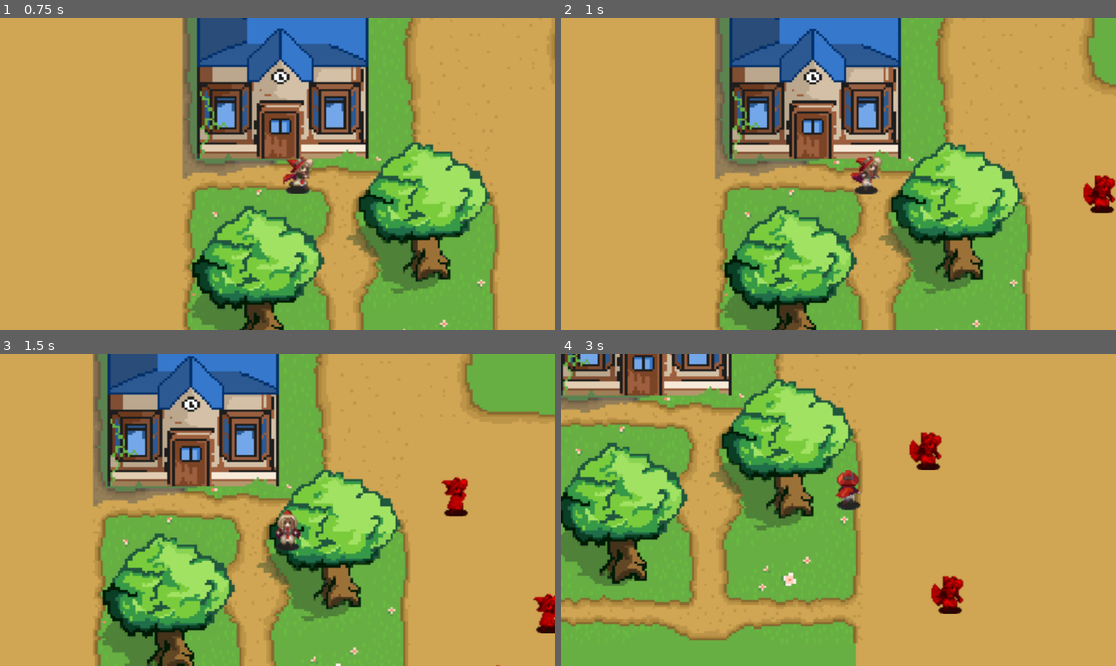
Above: before the commit, frames 1-4 (two rows, left to right).
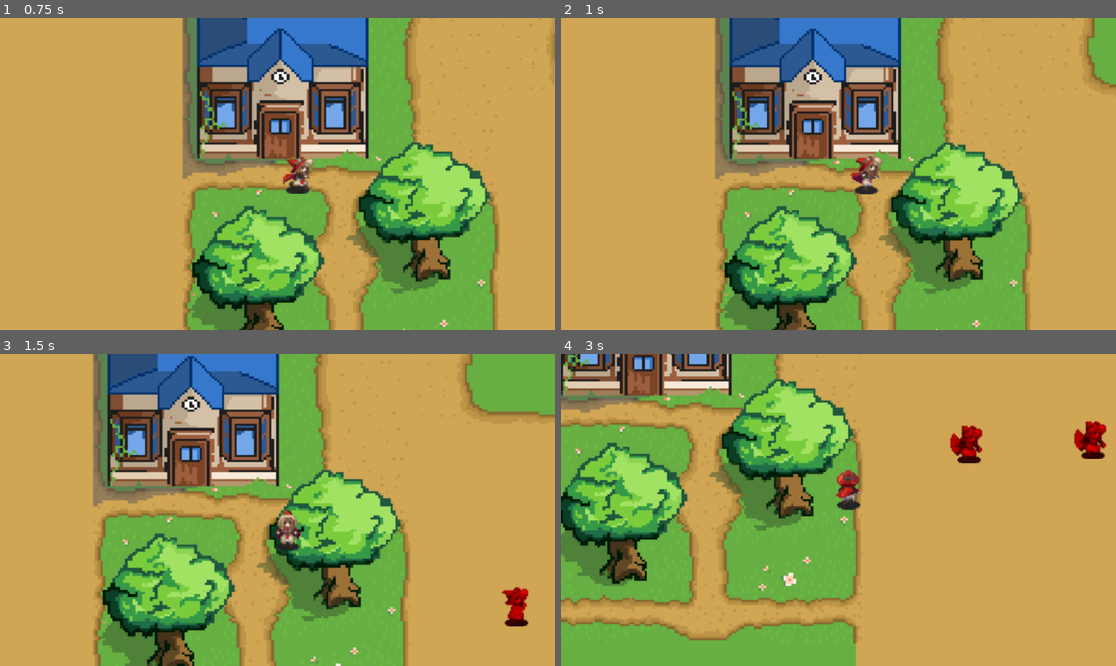
Above: after the commit, the same moments.

Repository: DrewCoding/179-Final-Project
Game: Godot game, scene res://Scenes/new_map_test.tscn
Two runs of this game, one before a commit and one after it. Both use one fixed random seed, a clock stepped at 60 frames per second and the inputs below.
Inputs:
- Up to frame 1 (0.75 s): hold D (right) from 0.53 s (still down); tap Space (Level Up, bound only after the commit) at 0.6 s
- Up to frame 2 (1 s): keep holding D (right)
- Up to frame 3 (1.5 s): release D (right) at 1.28 s; hold S (down) from 1.28 s (still down); tap Space (Level Up, bound only after the commit) at 1.35 s
- Up to frame 4 (3 s): release S (down) at 2.03 s; hold D (right) 2.03-2.78 s; tap Space (Level Up, bound only after the commit) at 2.1, 2.85 s; hold W (up) from 2.78 s (still down)

Frame 1 is identical in both runs. In frame 2, 0.5% of the frame differs, in the area x 94-100%, y 50-63%; in frame 3, 1.3%; in frame 4, 2.2%, in the area x 62-99%, y 21-84%.

Commit message:
Battle System fully operational. Added mechanic where if a character is faster than the enemy they attacked they can go again. Added a level up system with growth rates

Diff:
--- a/aggiemon/Scenes/battle_set_up.tscn
+++ b/aggiemon/Scenes/battle_set_up.tscn
@@ -72,6 +72,7 @@
 texture = ExtResource("2_ke72n")
 
 [node name="CommandContainer" type="VBoxContainer" parent="."]
+visible = false
 anchors_preset = 10
 anchor_right = 1.0
 offset_left = 737.5684
--- a/aggiemon/Scenes/enemy.tscn
+++ b/aggiemon/Scenes/enemy.tscn
@@ -101,7 +101,7 @@
 size = Vector2(25.875, 17)
 
 [sub_resource type="RectangleShape2D" id="RectangleShape2D_cvnsp"]
-size = Vector2(51, 41)
+size = Vector2(56, 41)
 
 [sub_resource type="StyleBoxFlat" id="StyleBoxFlat_afpow"]
 bg_color = Color(1, 0, 0, 1)
@@ -133,7 +133,7 @@
 [node name="HurtBox" type="Area2D" parent="."]
 
 [node name="CollisionShape2D" type="CollisionShape2D" parent="HurtBox"]
-position = Vector2(-0.5, 18.5)
+position = Vector2(-1, 18.5)
 shape = SubResource("RectangleShape2D_cvnsp")
 
 [node name="HealthBar" type="ProgressBar" parent="." node_paths=PackedStringArray("enemy", "label")]
--- a/aggiemon/Scenes/new_map_test.tscn
+++ b/aggiemon/Scenes/new_map_test.tscn
@@ -7,6 +7,7 @@
 [ext_resource type="PackedScene" uid="uid://dtrcgvihhd73g" path="res://Scenes/player.tscn" id="4_n21db"]
 [ext_resource type="Script" uid="uid://ckj0jl80tnfsq" path="res://Scripts/player_camera.gd" id="4_xqlrx"]
 [ext_resource type="AudioStream" uid="uid://dubded21vp07" path="res://Audio/test_music2(change_later).mp3" id="5_m3130"]
+[ext_resource type="Script" uid="uid://cwmbyf8vm1j5r" path="res://Scripts/enemy_spawner.gd" id="7_fijs6"]
 [ext_resource type="PackedScene" uid="uid://27svtqjb0qhq" path="res://UI/overworld_menu.tscn" id="7_n21db"]
 [ext_resource type="PackedScene" uid="uid://ctb4vis60pgh7" path="res://UI/stats_menu.tscn" id="9_m3130"]
 [ext_resource type="PackedScene" uid="uid://d2mwx03oofd4" path="res://UI/skills_menu.tscn" id="10_2mu0y"]
@@ -1606,15 +1607,6 @@
 scale = Vector2(2, 2.092)
 texture = ExtResource("3_n21db")
 
-[node name="Enemy" parent="OverWorld" instance=ExtResource("3_m4a4n")]
-position = Vector2(952.24786, 265.61157)
-
-[node name="Enemy2" parent="OverWorld" instance=ExtResource("3_m4a4n")]
-position = Vector2(1143, 508)
-
-[node name="Enemy3" parent="OverWorld" instance=ExtResource("3_m4a4n")]
-position = Vector2(890, 508)
-
 [node name="Camera2D" type="Camera2D" parent="OverWorld"]
 position = Vector2(166.25494, 153.60397)
 scale = Vector2(0.7, 0.7)
@@ -1628,6 +1620,21 @@
 [node name="Player" parent="OverWorld" instance=ExtResource("4_n21db")]
 position = Vector2(232.49121, 127.5969)
 
+[node name="EnemySpawner" type="Node2D" parent="OverWorld"]
+position = Vector2(1186.7101, 484.91995)
+script = ExtResource("7_fijs6")
+enemy_scene = ExtResource("3_m4a4n")
+
+[node name="EnemySpawner2" type="Node2D" parent="OverWorld"]
+position = Vector2(929.44977, 493.92767)
+script = ExtResource("7_fijs6")
+enemy_scene = ExtResource("3_m4a4n")
+
+[node name="EnemySpawner3" type="Node2D" parent="OverWorld"]
+position = Vector2(1080.6248, 744.9018)
+script = ExtResource("7_fijs6")
+enemy_scene = ExtResource("3_m4a4n")
+
 [node name="OverworldAudio" type="AudioStreamPlayer" parent="OverWorld"]
 process_mode = 3
 stream = ExtResource("5_m3130")
@@ -1643,13 +1650,16 @@
 map_menu = NodePath("../MapMenu")
 
 [node name="StatsMenu" parent="OverWorld/Overworld Menus" node_paths=PackedStringArray("character") instance=ExtResource("9_m3130")]
+visible = false
 character = NodePath("../../Player")
 
 [node name="SkillsMenu" parent="OverWorld/Overworld Menus" node_paths=PackedStringArray("character", "overworld_menu") instance=ExtResource("10_2mu0y")]
+visible = false
 character = NodePath("../../Player")
 overworld_menu = NodePath("../Overworld Menu")
 
 [node name="MapMenu" parent="OverWorld/Overworld Menus" node_paths=PackedStringArray("overworld_menu") instance=ExtResource("11_qyksh")]
+visible = false
 overworld_menu = NodePath("../Overworld Menu")
 map_texture = ExtResource("3_n21db")
 
--- a/aggiemon/Scenes/player.tscn
+++ b/aggiemon/Scenes/player.tscn
@@ -100,7 +100,7 @@
 size = Vector2(25.875, 17)
 
 [sub_resource type="RectangleShape2D" id="RectangleShape2D_cvnsp"]
-size = Vector2(52, 41)
+size = Vector2(55, 41)
 
 [node name="Player" type="CharacterBody2D" node_paths=PackedStringArray("animation_player")]
 script = ExtResource("1_cvnsp")
@@ -126,8 +126,7 @@
 shape = SubResource("RectangleShape2D_vgqql")
 
 [node name="HurtBox" type="Area2D" parent="."]
-visible = false
 
 [node name="CollisionShape2D" type="CollisionShape2D" parent="HurtBox"]
-position = Vector2(1, 18.5)
+position = Vector2(-0.5, 18.5)
 shape = SubResource("RectangleShape2D_cvnsp")
--- a/aggiemon/Scripts/battle_manager.gd
+++ b/aggiemon/Scripts/battle_manager.gd
@@ -18,12 +18,16 @@
 var player : Player
 var turn_order : Array[Character] = []
 var enemy_list : Array[Character] = []
-var turn_number : int = 0
+var xp_gain : int = 0
 var target : Enemy
 var active_skill : Skill
 
 var current_turn_index : int = 0
 var awaiting_target : bool = false
+var turn_count : int = 0
+var character_count : int = 0
+var attacks_this_turn : int = 0
+var double_attack : bool = false
 
 @onready var attack_effect : PackedScene = preload("res://Scenes/attack_effect.tscn")
 @onready var playerHealth: HealthBar = $"../HealthBar"
@@ -42,6 +46,8 @@
 	turn_order = t
 	enemy_list = turn_order.duplicate()
 	turn_order.push_front(player)
+	character_count = turn_order.size()
+	_sort_by_speed()
 	attack_button.pressed.connect(_show_skill_list)
 	back1_button.pressed.connect(_hide_skill_list)
 	back2_button.pressed.connect(_hide_enemy_list)
@@ -62,13 +68,7 @@
 
 
 func _start_combat():
-	turn_order.sort_custom(func(a, b):
-		if a is Player:
-			return true
-		if b is Player:
-			return false
-		return a.speed > b.speed
-	)
+	await get_tree().create_timer(1).timeout
 	current_turn_index = -1
 	_next_turn()
 
@@ -111,6 +111,11 @@
 	await get_tree().create_timer(3.0).timeout
 	dialogue_box.visible = false
 
+	if (attacks_this_turn < 1 && player.speed > target.speed):
+		attacks_this_turn += 1
+		double_attack = true
+	else:
+		double_attack = false
 	# When a target dies it is removed from the turn order and as a result we also need to
 	# dynamically change the buttons in EnemyListContainer/EnemyList
 	if target.curr_hp <= 0:
@@ -121,12 +126,16 @@
 			count += 1
 		count = 0
 		for enmy in enemy_list:
-			print(enmy)
 			if enmy == target:
 				enemy_list.remove_at(count)
 			count += 1
 		battle_set_up.update_enemy_container(enemy_list)
 		target.queue_free()
+		if(enemy_list.size() <= 0):
+			double_attack = false
+		character_count -= 1
+		turn_count -= 1
+		xp_gain += target.xp_value
 
 	print("\nEnding player turn...")
 	enemy_list_container.visible = false
@@ -135,18 +144,33 @@
 	awaiting_target = false
 
 	await get_tree().create_timer(1.0).timeout
-	_next_turn()
+
+	if (double_attack):
+		string = ("Player outspeeds and attacks again")
+		dialogue_box.visible = true
+		enemy_list_container.visible = false
+		command_container.visible = false
+		text.text = string
+		await get_tree().create_timer(3.0).timeout
+		dialogue_box.visible = false
+		_start_player_turn()
+	else:
+		_next_turn()
 
 
 func _next_turn():
-	turn_order = turn_order.filter(func(c): return is_instance_valid(c) and c.is_alive())
-
+	attacks_this_turn = 0
 	if _check_battle_end():
 		return
 
+	turn_count += 1
+	if turn_count == character_count:
+		_sort_by_speed()
+
 	current_turn_index = (current_turn_index + 1) % turn_order.size()
 
 	var current_character = turn_order[current_turn_index]
+	print(current_turn_index)
 	print("Current turn: " + current_character.name)
 
 	awaiting_target = false
@@ -165,7 +189,8 @@
 		if not is_instance_valid(character):
 			continue
 		if character is Player:
-			player_alive = true
+			if character.curr_hp > 0:
+				player_alive = true
 		elif character is Enemy:
 			enemies_alive = true
 
@@ -197,7 +222,6 @@
 func _hide_skill_list():
 	skill_list_container.visible = false
 	command_container.visible = true
-
 
 
 func _start_player_turn():
@@ -223,12 +247,39 @@
 	dialogue_box.visible = true
 	await get_tree().create_timer(1.5).timeout
 	dialogue_box.visible = false
-	_next_turn()
+
+	if (attacks_this_turn < 1 && player.speed < current_enemy.speed):
+		attacks_this_turn += 1
+		double_attack = true
+	else:
+		double_attack = false
+
+	if (double_attack):
+		string = ("%s outspeeds and attacks again" %[current_enemy.name])
+		dialogue_box.visible = true
+		enemy_list_container.visible = false
+		command_container.visible = false
+		text.text = string
+		await get_tree().create_timer(3.0).timeout
+		dialogue_box.visible = false
+		_start_enemy_turn(current_enemy)
+	else:
+		_next_turn()
 
 
 func _on_battle_won():
 	print("You won!!")
+	print("Gained %d xp" %[xp_gain])
+	if player.current_xp + xp_gain >= player.needed_xp:
+		print("Level up!!!")
+		var remainder : int = (player.current_xp + xp_gain) - player.needed_xp
+		player.level_up()
+		player.current_xp = 0
+		player.current_xp += remainder
+	else:
+		player.current_xp += xp_gain
 	await get_tree().create_timer(1.5).timeout
+	battle_set_up.start_enemy_respawn()
 	battle_ended.emit()
 
 
@@ -245,3 +296,27 @@
 		player_stat_box.visible = false
 
 	stat_text.text = player.get_stat_info()
+
+
+func _sort_by_speed():
+	var size = turn_order.size()
+	var no_swaps : bool = true
+
+	for i in range(size):
+		no_swaps = true
+		for j in range(0, size-i-1):
+			if turn_order[j].speed < turn_order[j+1].speed:
+				print("%s speed is %d < %s speed is %d" %[turn_order[j].name, turn_order[j].speed, turn_order[j+1].name, turn_order[j+1].speed])
+				var temp : Character = turn_order[j]
+				turn_order[j] = turn_order[j+1]
+				turn_order[j+1] = temp
+				no_swaps = false
+		if (no_swaps):
+			break
+
+	var output : String = ""
+	print("\n-----------------Turn Order-------------------")
+	for characters in turn_order:
+		output += characters.name + " -> "
+	print(output)
+	print("----------------------------------------------\n")
--- a/aggiemon/Scripts/battle_set_up.gd
+++ b/aggiemon/Scripts/battle_set_up.gd
@@ -9,11 +9,15 @@
 var num : int
 var enemy_creator : EnemyCreator = load("res://Scripts/enemy_creator.gd").new()
 var turn_order : Array[Character] = []
+var spawner_id : EnemySpawner
 
 @onready var battle_manager : BattleManager = $BattleManager
 @onready var enemy_list : HBoxContainer = $EnemyListContainer/EnemyList
 @onready var skill_list : GridContainer = $SkillListContainer/SkillList
 
+
+func start_enemy_respawn():
+	spawner_id.spawn_enemy()
 
 func update_enemy_container(array : Array[Character]):
 	turn_order = array
@@ -26,6 +30,7 @@
 
 	player = player_character
 	enemy = collided_enemey
+	spawner_id = collided_enemey.spawner_id
 	battle_manager.playerHealth.set_up_health_bar()
 	num = (randi_range(1, 2))
 	_create_extra_enemies(num)
@@ -50,6 +55,7 @@
 		enemies.scale = Vector2(2,2)
 		enemies.global_position = pos
 		enemies.z_index = 1
+		enemies.canMove = false
 		pos.x += 300
 	_update_enemy_list()
 	_update_skill_list()
--- a/aggiemon/Scripts/character.gd
+++ b/aggiemon/Scripts/character.gd
@@ -7,6 +7,9 @@
 
 var movement_speed = 300
 #stats
+var level = 0
+var current_xp = 0
+var needed_xp = 0
 var curr_hp = 0
 var max_hp = 0
 var attack = 0
@@ -36,17 +39,19 @@
 
 func get_stat_info():
 	var stats : String
-	stats = ("Max HP: %d\n Attack: %d\n Defence: %d\n Speed: %d\n" %[max_hp, attack, defence, speed])
+	stats = (" Lavel: %d\n XP: %d/%d\n Max HP: %d\n Attack: %d\n Defence: %d\n Speed: %d\n"
+							%[level, current_xp, needed_xp, max_hp, attack, defence, speed])
+
 	return stats
 
 func create_stats():
-	max_hp = randi_range(1, 150)
+	max_hp = randi_range(1, 10)
 	curr_hp = max_hp
-	attack = randi_range(1, 10)
+	attack = randi_range(1, 5)
 	special_attack = randi_range(1, 100)
 	defence = randi_range(1, 2)
 	special_defence = randi_range(1, 100)
-	speed = randi_range(1, 100)
+	speed = randi_range(1, 10)
 
 
 func add_skill(skill : Skill):
--- a/aggiemon/Scripts/enemy.gd
+++ b/aggiemon/Scripts/enemy.gd
@@ -6,7 +6,9 @@
 
 var enemy_name : String = "Enemy"
 var color : Color = Color("FF0000")
+var spawner_id : EnemySpawner
 var canMove : bool = true
+var xp_value : int = 15
 
 @onready var sprite : Sprite2D = $Sprite2D
 
@@ -14,6 +16,8 @@
 func _ready() -> void:
 	sprite.modulate = color
 	animation_player.play("Idle")
+	if self.get_parent() is EnemySpawner:
+		spawner_id = self.get_parent()
 	_set_skills()
 
 
--- /dev/null
+++ b/aggiemon/Scripts/enemy_spawner.gd
@@ -0,0 +1,18 @@
+class_name EnemySpawner
+extends Node2D
+
+@export var enemy_scene : PackedScene
+
+var enemy : Enemy
+
+func _ready() -> void:
+	enemy = enemy_scene.instantiate() as Enemy
+	print(self.global_position)
+	add_child(enemy)
+	enemy.global_position = self.global_position
+
+func spawn_enemy():
+	await get_tree().create_timer(10).timeout
+	enemy = enemy_scene.instantiate() as Enemy
+	add_child(enemy)
+	enemy.global_position = self.global_position
--- a/aggiemon/Scripts/player.gd
+++ b/aggiemon/Scripts/player.gd
@@ -1,9 +1,17 @@
 class_name Player
 extends Character
+
+enum growth_type {
+	default = 0,
+	aggressive = 1,
+	defensive = 2
+}
 
 @export var animation_player : AnimationPlayer
 @export var player_speed = 300
 
+var skill_points = 0
+var growth_rate_type = growth_type.default
 var facing_left : bool = true
 var idling : bool = false
 var in_battle : bool = false
@@ -53,10 +61,14 @@
 		animation_player.pause()
 	if Input.is_action_just_released("down"):
 		animation_player.pause()
-
+	if Input.is_action_just_pressed("Level Up"):
+		level_up()
 	move_and_slide()
 
 func create_stats():
+	level = 1
+	current_xp = 0
+	needed_xp = 45
 	max_hp = 100
 	curr_hp = max_hp
 	attack = randi_range(1, 10)
@@ -64,3 +76,7 @@
 	defence = randi_range(1, 2)
 	special_defence = randi_range(1, 100)
 	speed = randi_range(1, 100)
+	player_info.update_player_info(self)
+
+func level_up():
+	player_info.level_up(self)
--- /dev/null
+++ b/aggiemon/Scripts/player_info.gd
@@ -0,0 +1,67 @@
+class_name PlayerInfo
+extends Node
+
+var level
+var skill_points
+var curr_hp = 0
+var max_hp = 0
+var attack = 0
+var special_attack = 0
+var defence = 0
+var special_defence = 0
+var speed = 0
+var move_list : Array[Skill] = []
+
+var growth_rate_default = {
+	"hp" : 50,
+	"attack" : 50,
+	"defence" : 50,
+	"speed" : 50
+}
+var growth_rate_aggressive = {
+	"hp" : 30,
+	"attack" : 80,
+	"defence" : 30,
+	"speed" : 60
+}
+var growth_rate_defensive = {
+	"hp" : 60,
+	"attack" : 40,
+	"defence" : 70,
+	"speed" : 30
+}
+
+var growth_list : Array[Dictionary] = [growth_rate_default, growth_rate_aggressive, growth_rate_defensive]
+
+
+func update_player_info(player : Player):
+	level = player.level
+	skill_points = player.skill_points
+	curr_hp = player.curr_hp
+	max_hp = player.max_hp
+	attack = player.attack
+	special_attack = player.special_attack
+	defence = player.defence
+	special_defence = player.special_defence
+	speed = player.speed
+	move_list = player.move_list
+
+func level_up(player : Player):
+	player.level += 1
+	player.needed_xp *= 1.10
+	player.skill_points += 1
+	var stats : Array[String] = ["hp", "attack", "defence", "speed"]
+
+	for stat in stats:
+		if growth_list[player.growth_rate_type][stat] >= randi_range(0, 100):
+			_increase_stat(stat, player)
+			print("%s has increased" %[stat])
+
+
+func _increase_stat(stat : String, player : Player):
+	match stat:
+		"hp" : player.max_hp += 15
+		"attack" : player.attack += 5
+		"defence" : player.defence += 5
+		"speed" : player.speed += 10
+	update_player_info(player)
--- a/aggiemon/Scripts/skills/skill.gd
+++ b/aggiemon/Scripts/skills/skill.gd
@@ -6,7 +6,7 @@
 var special_effect : bool
 var status : bool
 
-@abstract func effect(player : Player)
+@abstract func effect(character : Character)
 
 func set_up_button():
 	var btn : PackedScene = load("res://Scenes/SkillButtons/NormalType.tscn")
--- a/aggiemon/project.godot
+++ b/aggiemon/project.godot
@@ -14,6 +14,10 @@
 run/main_scene="uid://ckwokfbnil3mk"
 config/features=PackedStringArray("4.5", "Mobile")
 config/icon="res://icon.svg"
+
+[autoload]
+
+player_info="*res://Scripts/player_info.gd"
 
 [input]
 
@@ -87,6 +91,11 @@
 "events": [Object(InputEventKey,"resource_local_to_scene":false,"resource_name":"","device":-1,"window_id":0,"alt_press …(195 unchanged characters)…
 ]
 }
+"Level Up"={
+"deadzone": 0.2,
+"events": [Object(InputEventKey,"resource_local_to_scene":false,"resource_name":"","device":-1,"window_id":0,"alt_pressed":false,"shift_pressed":false,"ctrl_pressed":false,"meta_pressed":false,"pressed":false,"keycode":0,"physical_keycode":32,"key_label":0,"unicode":32,"location":0,"echo":false,"script":null)
+]
+}
 
 [rendering]
 
Not shown: 1 places in aggiemon/Scenes/new_map_test.tscn that only renumber resources
Not shown, added: aggiemon/Scripts/enemy_spawner.gd.uid
Not shown, added: aggiemon/Scripts/player_info.gd.uid
